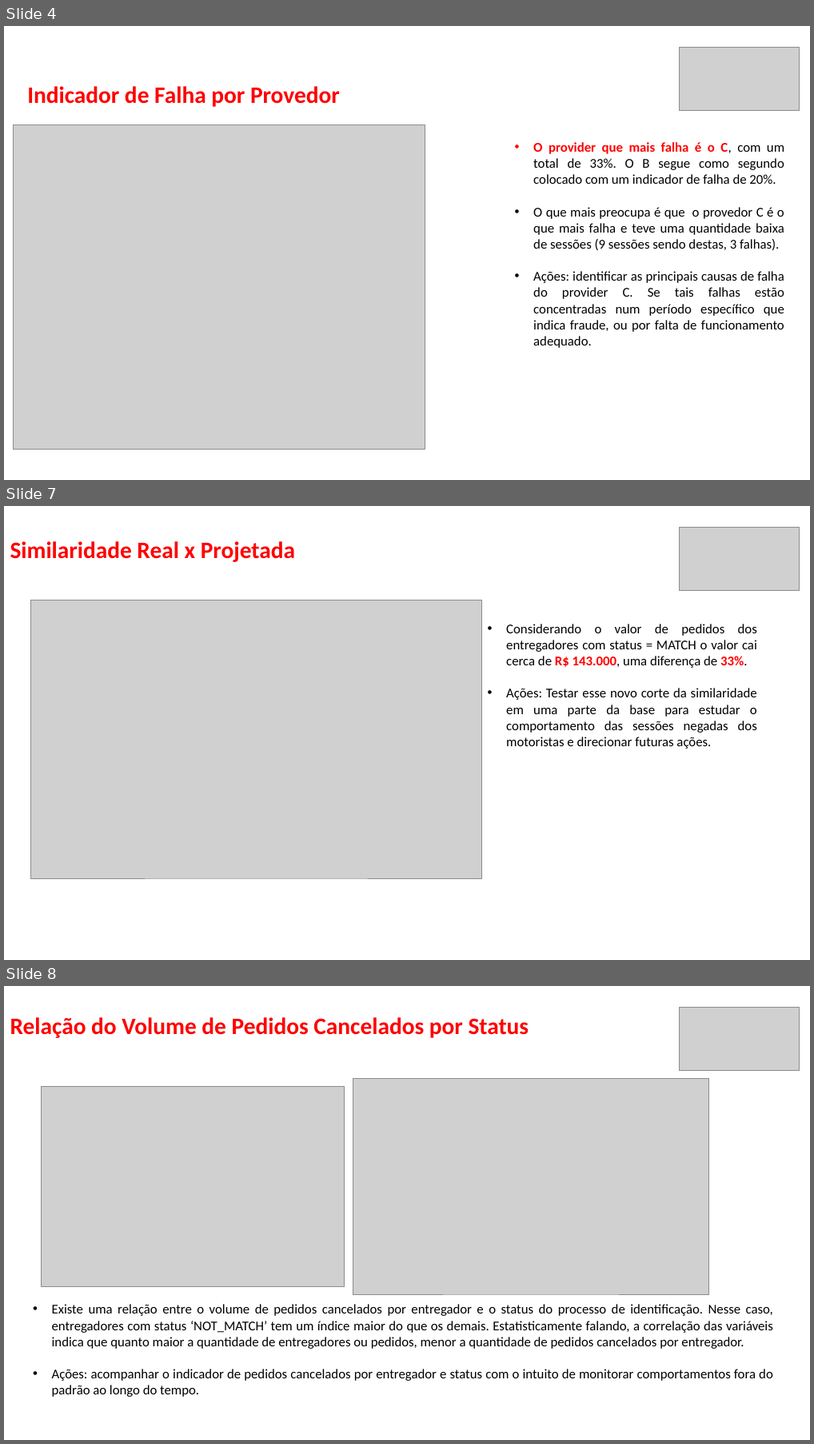
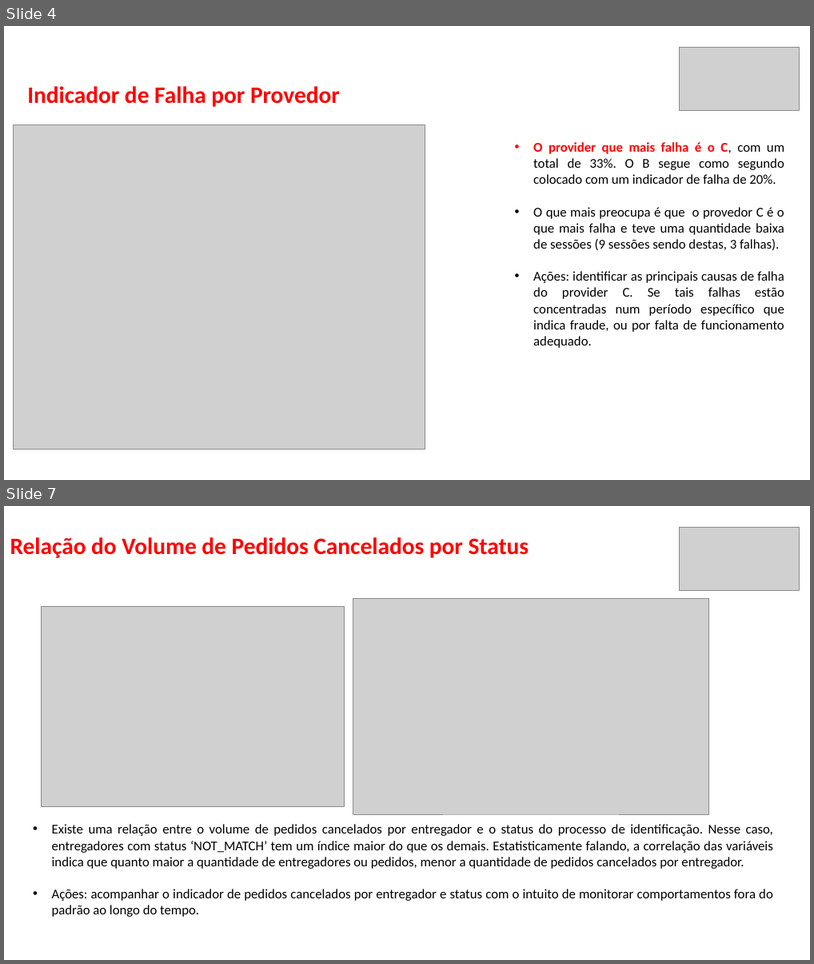
Before and after one commit to thalesluizbraga/fraud_food_company_analysis, a slide deck: Apresentação de Teste de SQL .pptx. Shown one above the other, each under a label of ours: slides 4, 7 and 8 before the commit, slides 4 and 7 after it; the slides between them are not shown. The pictures are 814x1444 and 814x964 pixels, drawn with LibreOffice and Linux fonts; fonts in the diff are those of the drawing; grey boxes stand for pictures. Boxes give left, top, right and bottom in pixels: in the first picture for what was removed or moved away, otherwise in the second. Text is boxed around its words. In the diff, an @@ line names an element or a change of style, - is before the commit and + after.

```diff
--- a/Apresentação de Teste de SQL .pptx
+++ b/Apresentação de Teste de SQL .pptx
@@ slide 7 removed at [4,506,810,960], background #FFFFFF @@
@@ picture removed at [680,527,799,591] @@
@@ title removed at [10,541,295,562] @@
-Similaridade Real x Projetada
@@ picture removed at [30,600,482,878] @@
@@ text removed at [506,624,758,748] @@
-• Considerando o valor de pedidos dos entregadores com status = MATCH o valor cai cerca de R$ 143.000, uma diferença de 33%.
-• Ações: Testar esse novo corte da similaridade em uma parte da base para estudar o comportamento das sessões negadas dos motoristas e direcionar futuras ações.
@@ what was slide 8 is now slide 7 @@
```
Also in this commit, not shown: 2 slides changed, 10 other files.
